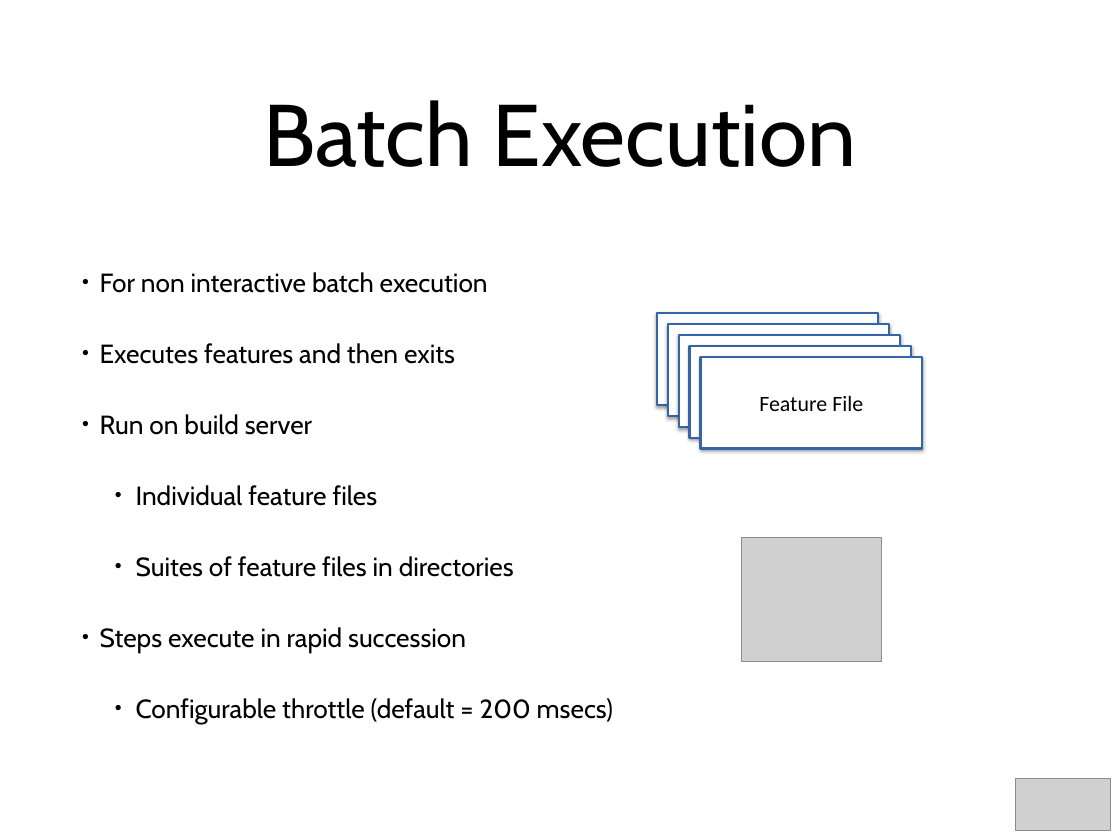
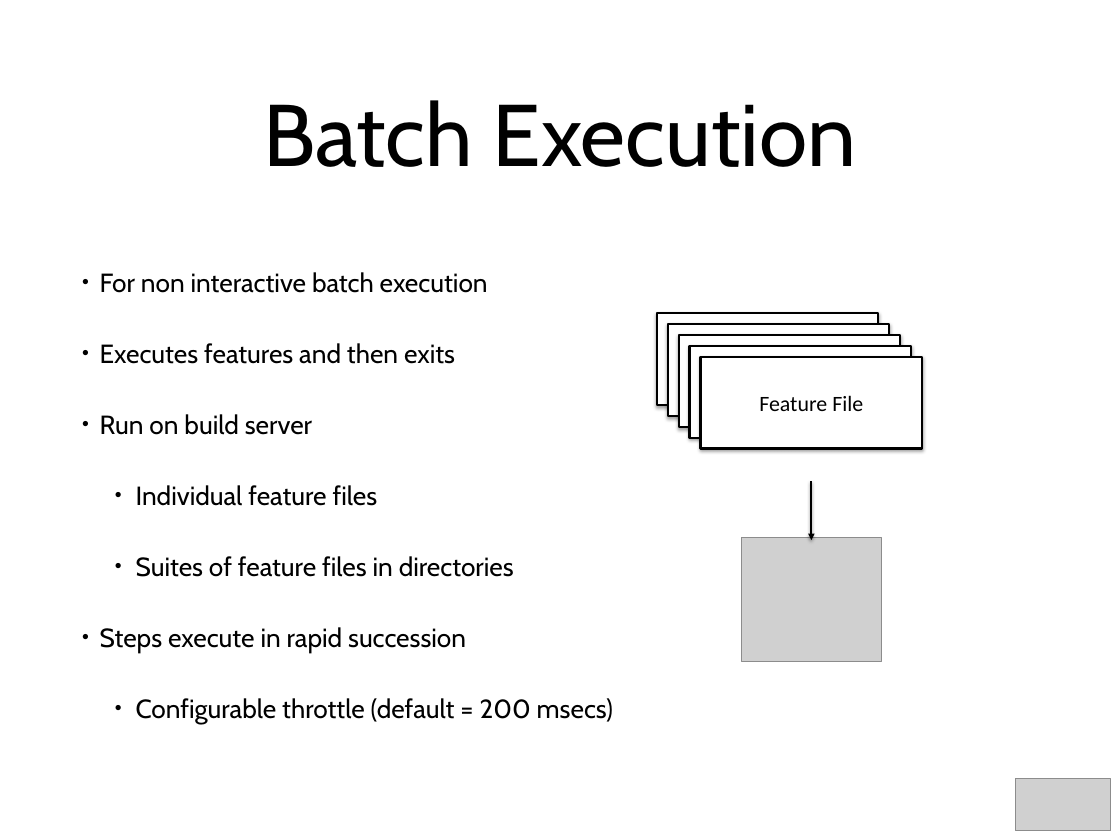
Before and after one commit to gwen-interpreter/gwen-web, a slide deck: slide 7 of doc/gwen-web-intro.pptx. Drawn at 1120x840 pixels with LibreOffice and Linux fonts; fonts in the diff are those of the drawing; grey boxes stand for pictures. Boxes give left, top, right and bottom in pixels: in the first picture for what was removed or moved away, otherwise in the second. Text is boxed around its words. In the diff, an @@ line names an element or a change of style, - is before the commit and + after.

```diff
--- a/doc/gwen-web-intro.pptx
+++ b/doc/gwen-web-intro.pptx
@@ rectangle at bbox=[657, 313, 878, 405]: outline none to #000000 2 pt @@
@@ rectangle at bbox=[668, 325, 889, 416]: outline none to #000000 2 pt @@
@@ text "Feature File": place and size @@
-text "Feature File" at bbox=[679, 336, 900, 427]
+text "Feature File" at bbox=[716, 356, 820, 358]
@@ rectangle added at bbox=[679, 336, 900, 427], fill #FFFFFF, outline #000000 2 pt @@
@@ rectangle added at bbox=[690, 347, 911, 438], fill #FFFFFF, outline #000000 2 pt @@
@@ rectangle added at bbox=[701, 358, 922, 449], fill #FFFFFF, outline #000000 2 pt @@
@@ text "Feature File": place and size @@
-text "Feature File" at bbox=[690, 347, 911, 438]
+text "Feature File" at bbox=[759, 395, 852, 411]
@@ fill #FFFFFF to none; shadow off in 3 elements at bbox=[716, 356, 820, 358], bbox=[759, 395, 852, 411], bbox=[748, 395, 863, 411] @@
@@ text "Feature File": place and size @@
-text "Feature File" at bbox=[701, 358, 922, 449]
+text "Feature File" at bbox=[748, 395, 863, 411]
@@ arrow added from (811, 481) to (811, 540), #000000 2 pt @@
```
Also in this commit, not shown: 6 other slides changed, 4 other files.
